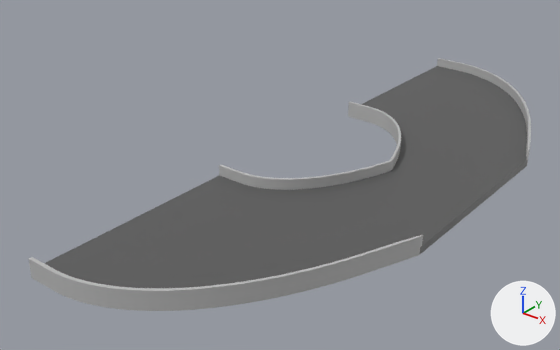
What one commit did to the FBX model Assets/models/Modular_Track/Wide_Track/ROZDVOJKY/ROZDVOJKA_U_2_WIDE.fbx.
Rendered twice from a 50 mm lens placed at (-6.71, -0.54, 3.07), pointed at (-10.64, 4.38, 0.02). The lights are fixed; the arrows at lower right show +X, +Y and +Z. Where no turn or scale is listed for an object, it has been applied to the vertices.
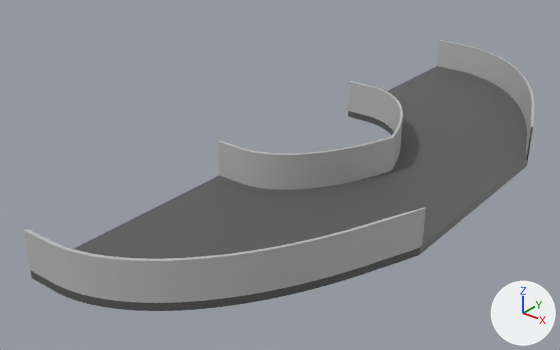
The newer file is also turned or shifted as a whole; pictures and numbers use the older file's frame.

Changed parts and their boxes [x1, y1, x2, y2] in the pictures (560 x 350 px):
'pSphere73', reshaped (7% taller): before [29, 58, 531, 311]; after [24, 40, 534, 311]
part 1 of me_mesh, cut back: before [29, 58, 531, 303]; after [24, 40, 534, 303]
part 2 of me_mesh, recoloured: [30, 111, 528, 311] in both

The change, as a diff of the scene's bpy script:
```diff
--- a/Assets/models/Modular_Track/Wide_Track/ROZDVOJKY/ROZDVOJKA_U_2_WIDE.fbx.py
+++ b/Assets/models/Modular_Track/Wide_Track/ROZDVOJKY/ROZDVOJKA_U_2_WIDE.fbx.py
@@ mat_road5 @@
+mat_road5 = principled_material('road5')
+mat_road5.base_color = (0.104, 0.104, 0.104)  # dark grey #5b5b5b
@@ me_mesh @@
 # used by ob_psphere73; location = (-9.0, 6.0, 0.0)
-me_mesh.from_pydata(...)  # 535 vertices, 537 faces; spans x -2.0..0.0, y -4.0..2.0, z 0.0..0.17
-me_mesh.materials.append(mat_lambert2)  # grey #bcbcbc
+me_mesh.from_pydata(...)  # 535 vertices, 531 faces; spans x -2.0..0.0, y -4.0..2.0, z 0.0..0.4
+# me_mesh part 1
+# 6 faces are deleted
+# 214 vertices in x -2.0..0.0, y -4.0..2.0, z 0.16..0.17 move by (0.0, 0.0, 0.23)
+# me_mesh part 2: 104 faces spanning x -2.0..0.0, y -4.0..2.0, z 0.0..0.07 switch from mat_lambert1 (grey #bcbcbc) to mat_road (dark grey #5b5b5b)
+me_mesh.materials.append(mat_road5)  # dark grey #5b5b5b
```
